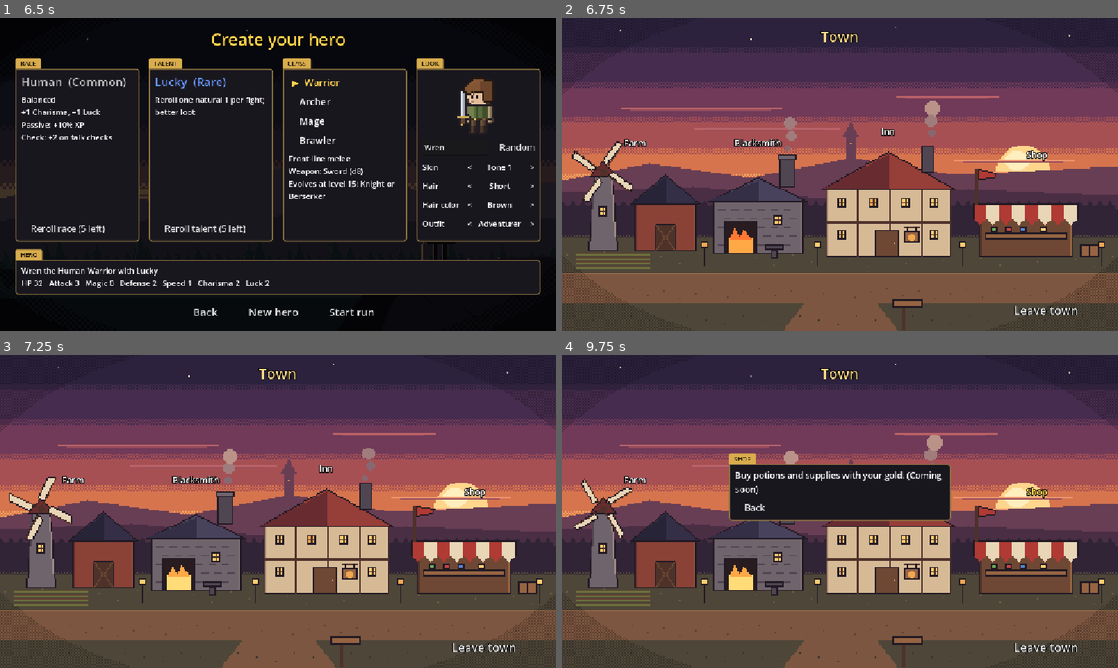
Above: before the commit, frames 1-4 (two rows, left to right).
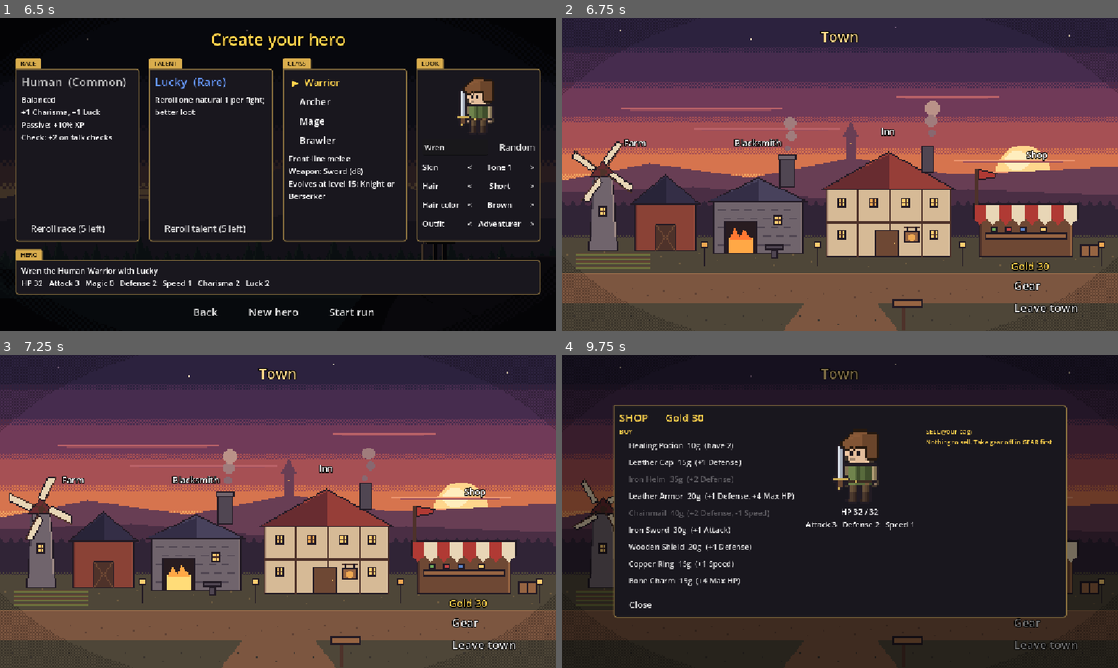
Above: after the commit, the same moments.

Repository: khasmn/project-k
Game: Godot game, scene res://scenes/menu/main_menu.tscn
The game is run twice, just before and just after one commit, with the same random seed, the same clock (stepped at 60 frames per second) and the same inputs.
Inputs:
- Up to frame 1 (6.5 s): click "New Game" at 0.5 s; click "New hero" at 1.25 s; click "▶ New hero" at 2 s; click "▶ New hero" at 2.75 s; click "Warrior" at 3.5 s; click "New hero" at 4.25 s; click "Warrior" at 5 s; click "▶ Warrior" at 5.75 s
- Up to frame 2 (6.75 s): click "Start run" at 6.5 s
- Up to frame 3 (7.25 s): no input
- Up to frame 4 (9.75 s): click "Farm" at 7.25 s; click "Blacksmith" at 8 s; click "Inn" at 8.75 s; click "Shop" at 9.5 s

Frame 1 is identical in both runs. In frame 2, 0.5% of the frame differs, in the area x 80-93%, y 78-95%; in frame 3, 0.5%; in frame 4, 88%, in the area x 0-100%, y 0-100%.

Commit message:
Add town shop, gear and gear on the hero sprite
Co-Authored-By: Claude Opus 5.5 <noreply@anthropic.com>

Diff:
--- /dev/null
+++ b/data/gear.json
@@ -0,0 +1,13 @@
+{
+	"leather_cap": {"name": "Leather Cap", "slot": "helmet", "price": 15, "stats": {"defense": 1}},
+	"iron_helm": {"name": "Iron Helm", "slot": "helmet", "price": 35, "stats": {"defense": 2}},
+	"leather_armor": {"name": "Leather Armor", "slot": "armor", "price": 20, "stats": {"defense": 1, "max_hp": 4}},
+	"chainmail": {"name": "Chainmail", "slot": "armor", "price": 40, "stats": {"defense": 2, "speed": -1}},
+	"iron_sword": {"name": "Iron Sword", "slot": "weapon", "classes": ["warrior"], "price": 30, "stats": {"attack": 1}, "tint": [0.8, 0.9, 1.25]},
+	"hunting_bow": {"name": "Hunting Bow", "slot": "weapon", "classes": ["archer"], "price": 30, "stats": {"attack": 1}, "tint": [0.8, 0.65, 0.55]},
+	"oak_staff": {"name": "Oak Staff", "slot": "weapon", "classes": ["mage"], "price": 30, "stats": {"attack": 1}, "tint": [1.1, 1.2, 1.4]},
+	"iron_knuckles": {"name": "Iron Knuckles", "slot": "weapon", "classes": ["brawler"], "price": 30, "stats": {"attack": 1}, "tint": [0.7, 0.75, 0.85]},
+	"wooden_shield": {"name": "Wooden Shield", "slot": "offhand", "classes": ["warrior", "brawler"], "price": 20, "stats": {"defense": 1}},
+	"copper_ring": {"name": "Copper Ring", "slot": "jewelry", "price": 15, "stats": {"speed": 1}},
+	"bone_charm": {"name": "Bone Charm", "slot": "jewelry", "price": 15, "stats": {"max_hp": 4}}
+}
--- a/scenes/city/town.tscn
+++ b/scenes/city/town.tscn
@@ -68,7 +68,7 @@
 anchor_right = 1.0
 anchor_bottom = 1.0
 offset_left = -240.0
-offset_top = -64.0
+offset_top = -150.0
 offset_right = -24.0
 offset_bottom = -20.0
 grow_horizontal = 0
--- a/scripts/city/town.gd
+++ b/scripts/city/town.gd
@@ -9,17 +9,28 @@
 	{"name": "Farm", "rect": [4, 92, 92, 74], "text": "Raise animals here. Some can follow you into battle as companions. (Coming soon)"},
 	{"name": "Blacksmith", "rect": [100, 92, 70, 74], "text": "Craft and upgrade gear: helmet, armor, weapons, shields and jewelry. (Coming soon)"},
 	{"name": "Inn", "rect": [178, 84, 94, 82], "text": "A warm bed and a hot meal."},
-	{"name": "Shop", "rect": [282, 100, 92, 66], "text": "Buy potions and supplies with your gold. (Coming soon)"},
+	{"name": "Shop", "rect": [282, 100, 92, 66], "text": ""},  # opens the GearWindow as a shop
 ]
+
+
+var gear_window: GearWindow = GearWindow.new()
+var gold: Label = Label.new()
 
 
 func _ready() -> void:
 	for building: Dictionary in BUILDINGS:
 		%Picture.add_child(_building_button(building))
+	gold.add_theme_font_size_override("font_size", 22)
+	gold.add_theme_color_override("font_color", UI.GOLD)
+	%Leave.add_child(gold)
+	%Leave.add_child(UI.menu_button("Gear", _open_gear_window.bind(false), 24))
 	%Leave.add_child(UI.menu_button("Leave town", get_tree().change_scene_to_file.bind(COMBAT_SCENE), 24))
-	for button: Button in %Leave.get_children():
-		button.add_theme_color_override("font_outline_color", Color.BLACK)
-		button.add_theme_constant_override("outline_size", 6)
+	add_child(gear_window)
+	gear_window.closed.connect(_update_gold)
+	_update_gold()
+	for node: Control in %Leave.get_children():  # the gold label and the buttons, readable over the art
+		node.add_theme_color_override("font_outline_color", Color.BLACK)
+		node.add_theme_constant_override("outline_size", 6)
 
 
 ## An invisible button over the building's art with its name floating above the roof.
@@ -50,7 +61,19 @@
 	return button
 
 
+func _update_gold() -> void:
+	gold.text = "   Gold %d" % Run.gold
+
+
+func _open_gear_window(shop: bool) -> void:
+	%Window.hide()
+	gear_window.open(shop)
+
+
 func _open(building: Dictionary) -> void:
+	if building.name == "Shop":
+		_open_gear_window(true)
+		return
 	%WindowTitle.text = building.name.to_upper()
 	%WindowText.text = building.text
 	for old in %WindowButtons.get_children():
--- /dev/null
+++ b/scripts/core/gear.gd
@@ -0,0 +1,72 @@
+class_name Gear
+## Gear rules: buying, selling, wearing and taking off (data/gear.json). The state lives in Run:
+## Run.bag (ids you carry) and Run.gear (slot -> id you wear). Worn gear adds its "stats" to the hero
+## and shows on the hero sprite (helmet, armor, shield; a weapon gets a "tint").
+
+const SLOTS: Array[String] = ["helmet", "armor", "weapon", "offhand", "jewelry1", "jewelry2"]
+const SELL_RATE: float = 0.5  # gear sells back for half its price
+const STAT_NAMES: Dictionary = {"defense": "Defense", "max_hp": "Max HP", "speed": "Speed"}
+
+
+static func entry(id: String) -> Dictionary:
+	return Run.data("gear")[id]
+
+
+## Some gear is for certain classes only ("classes"); everything else fits anyone.
+static func fits(id: String) -> bool:
+	var classes: Array = entry(id).get("classes", [])
+	return classes.is_empty() or Run.hero_look.get("class", "") in classes
+
+
+static func buy(id: String) -> void:
+	Run.gold -= int(entry(id).price)
+	Run.bag.append(id)
+
+
+static func sell_price(id: String) -> int:
+	return int(entry(id).price * SELL_RATE)
+
+
+static func sell(id: String) -> void:
+	Run.bag.erase(id)
+	Run.gold += sell_price(id)
+
+
+## Wear a piece from the bag; whatever was in its slot goes back to the bag.
+static func wear(id: String) -> void:
+	var slot: String = entry(id).slot
+	if slot == "jewelry":  # two jewelry slots: the first free one, or swap the first
+		slot = "jewelry2" if Run.gear.has("jewelry1") and not Run.gear.has("jewelry2") else "jewelry1"
+	if Run.gear.has(slot):
+		take_off(slot)
+	Run.bag.erase(id)
+	Run.gear[slot] = id
+	_apply(id, 1)
+
+
+static func take_off(slot: String) -> void:
+	var id: String = Run.gear[slot]
+	Run.gear.erase(slot)
+	Run.bag.append(id)
+	_apply(id, -1)
+
+
+## "+1 Defense, -1 Speed". Attack says Magic for a Mage.
+static func bonus_text(id: String) -> String:
+	var parts: PackedStringArray = []
+	var stats: Dictionary = entry(id).stats
+	for stat in stats:
+		parts.append("%+d %s" % [stats[stat], Run.hero.attack_name if stat == "attack" else STAT_NAMES[stat]])
+	return ", ".join(parts)
+
+
+## Add (direction 1) or remove (-1) a piece's stats, then update what the hero sprite shows.
+static func _apply(id: String, direction: int) -> void:
+	var stats: Dictionary = entry(id).stats
+	for stat in stats:
+		Run.hero.raise_stat(stat, direction * int(stats[stat]))
+	Run.hero.hp = clampi(Run.hero.hp, 1, Run.hero.max_hp)
+	for slot in ["helmet", "armor", "offhand"]:
+		Run.hero_look[slot] = Run.gear.get(slot, "")
+	var tint: Array = entry(Run.gear.weapon).get("tint", [1, 1, 1]) if Run.gear.has("weapon") else [1, 1, 1]
+	Run.hero_look.weapon_tint = Color(tint[0], tint[1], tint[2])
--- a/scripts/core/run.gd
+++ b/scripts/core/run.gd
@@ -12,6 +12,7 @@
 const REST_HEAL_PERCENT: int = 30
 const TRAIN_POINTS: int = 1
 const START_ITEMS: Dictionary = {"healing_potion": 2}
+const START_GOLD: int = 30  # enough for a first piece of gear in the town Shop
 
 static var hero: Combatant
 static var hero_title: String = ""
@@ -24,6 +25,8 @@
 static var points: int = 0  # unspent stat points
 static var gold: int = 0
 static var items: Dictionary = {}  # item id -> how many, see data/items.json
+static var bag: Array[String] = []  # gear you carry but don't wear (data/gear.json ids)
+static var gear: Dictionary = {}  # slot -> gear id you wear, see Gear.SLOTS
 
 
 static func start(draft: CharacterDraft) -> void:
@@ -49,8 +52,10 @@
 	level = 1
 	experience = 0
 	points = 0
-	gold = 0
+	gold = START_GOLD
 	items = START_ITEMS.duplicate()
+	bag = []
+	gear = {}
 
 
 static func is_boss() -> bool:
--- a/scripts/path/path_screen.gd
+++ b/scripts/path/path_screen.gd
@@ -17,6 +17,7 @@
 }
 
 var hero: Combatant
+var gear_window: GearWindow = GearWindow.new()
 
 
 func _ready() -> void:
@@ -25,6 +26,12 @@
 	hero = Run.hero
 	%CharacterButton.pressed.connect(_open_character)
 	%CharacterPanel.closed.connect(_close_character)
+	var gear_button: Button = %CharacterButton.duplicate()  # same gold look as CHARACTER
+	gear_button.text = "GEAR"
+	gear_button.pressed.connect(gear_window.open.bind(false))
+	%CharacterButton.add_sibling(gear_button)
+	add_child(gear_window)
+	gear_window.closed.connect(_update_sidebar)
 	_update_sidebar()
 	_show_doors()
 
--- /dev/null
+++ b/scripts/ui/gear_window.gd
@@ -0,0 +1,133 @@
+class_name GearWindow
+extends Control
+## One window for the Shop (buy and sell) and the GEAR screen (wear and take off), with the hero in the
+## middle so you see the gear on them. Built in code; the town and path screens each add one.
+## It covers the whole screen with a dark backdrop, so nothing behind it can be clicked while it's open.
+
+signal closed
+
+const BOX: StyleBox = preload("res://scenes/ui/gold_box.tres")
+const POTION: String = "healing_potion"
+const POTION_PRICE: int = 10
+const PREVIEW_SIZE: int = 160
+const FONT_SIZE: int = 16
+const SLOT_NAMES: Dictionary = {"helmet": "Helmet", "armor": "Armor", "weapon": "Weapon", "offhand": "Shield",
+	"jewelry1": "Jewelry", "jewelry2": "Jewelry"}
+
+var shop: bool = false
+var title: Label = Label.new()
+var sprite: HeroSprite = HeroSprite.new()
+var stats: Label = Label.new()
+var left: VBoxContainer = VBoxContainer.new()
+var right: VBoxContainer = VBoxContainer.new()
+
+
+func _ready() -> void:
+	set_anchors_and_offsets_preset(Control.PRESET_FULL_RECT)
+	var backdrop: ColorRect = ColorRect.new()
+	backdrop.color = Color(0, 0, 0, 0.5)
+	backdrop.set_anchors_and_offsets_preset(Control.PRESET_FULL_RECT)
+	add_child(backdrop)  # a ColorRect stops mouse clicks by default
+	var panel: PanelContainer = PanelContainer.new()
+	panel.add_theme_stylebox_override("panel", BOX)
+	panel.custom_minimum_size = Vector2(920, 440)
+	panel.set_anchors_and_offsets_preset(Control.PRESET_CENTER, Control.PRESET_MODE_MINSIZE)
+	panel.grow_horizontal = Control.GROW_DIRECTION_BOTH
+	panel.grow_vertical = Control.GROW_DIRECTION_BOTH
+	add_child(panel)
+	var rows: VBoxContainer = VBoxContainer.new()
+	panel.add_child(rows)
+	title.add_theme_font_size_override("font_size", 22)
+	title.add_theme_color_override("font_color", UI.GOLD)
+	rows.add_child(title)
+	var columns: HBoxContainer = HBoxContainer.new()
+	columns.size_flags_vertical = Control.SIZE_EXPAND_FILL
+	columns.add_theme_constant_override("separation", 24)
+	rows.add_child(columns)
+	var middle: VBoxContainer = VBoxContainer.new()
+	sprite.custom_minimum_size = Vector2(PREVIEW_SIZE, PREVIEW_SIZE)
+	sprite.size_flags_horizontal = Control.SIZE_SHRINK_CENTER
+	middle.add_child(sprite)
+	stats.horizontal_alignment = HORIZONTAL_ALIGNMENT_CENTER
+	middle.add_child(stats)
+	for column in [left, middle, right]:
+		column.custom_minimum_size.x = 280 if column != middle else 220
+		columns.add_child(column)
+	rows.add_child(UI.menu_button("Close", _close))
+	hide()
+
+
+## shop = true: Buy and Sell lists. false: what you wear and what's in your bag.
+func open(as_shop: bool) -> void:
+	shop = as_shop
+	refresh()
+	show()
+
+
+func refresh() -> void:
+	for column in [left, right]:
+		for old in column.get_children():
+			old.queue_free()
+	title.text = "%s      Gold %d" % ["SHOP" if shop else "GEAR", Run.gold]
+	sprite.show_look(Run.hero_look)
+	var hero: Combatant = Run.hero
+	stats.text = "HP %d / %d\n%s %d   Defense %d   Speed %d" % [hero.hp, hero.max_hp, hero.attack_name, hero.attack, hero.defense, hero.speed]
+	if shop:
+		_header(left, "BUY")
+		var potion: Button = _button(left, "Healing Potion  %dg  (have %d)" % [POTION_PRICE, Run.items.get(POTION, 0)], _buy_potion)
+		potion.disabled = Run.gold < POTION_PRICE
+		for id: String in Run.data("gear"):
+			if Gear.fits(id):
+				var buy: Button = _button(left, "%s  %dg  (%s)" % [Gear.entry(id).name, Gear.entry(id).price, Gear.bonus_text(id)],
+					_act.bind(Gear.buy, id))
+				buy.tooltip_text = Gear.bonus_text(id)
+				buy.disabled = Run.gold < int(Gear.entry(id).price)
+		_header(right, "SELL (your bag)")
+		for id in Run.bag:
+			_button(right, "%s  +%dg" % [Gear.entry(id).name, Gear.sell_price(id)], _act.bind(Gear.sell, id))
+		if Run.bag.is_empty():
+			_header(right, "Nothing to sell. Take gear off in GEAR first.")
+	else:
+		_header(left, "WEARING (click to take off)")
+		for slot in Gear.SLOTS:
+			var id: String = Run.gear.get(slot, "")
+			var worn: Button = _button(left, "%s: %s" % [SLOT_NAMES[slot], Gear.entry(id).name if id else "-"], _act.bind(Gear.take_off, slot))
+			worn.disabled = id == ""
+			worn.tooltip_text = Gear.bonus_text(id) if id else ""
+		_header(right, "BAG (click to wear)")
+		for id in Run.bag:
+			var wear: Button = _button(right, "%s  (%s)" % [Gear.entry(id).name, Gear.bonus_text(id)], _act.bind(Gear.wear, id))
+			wear.disabled = not Gear.fits(id)
+		if Run.bag.is_empty():
+			_header(right, "Empty. Buy gear at the Shop.")
+
+
+## Run a Gear action (buy, sell, wear, take_off) on one id or slot, then redraw.
+func _act(action: Callable, what: String) -> void:
+	action.call(what)
+	refresh()
+
+
+func _buy_potion() -> void:
+	Run.gold -= POTION_PRICE
+	Run.items[POTION] = Run.items.get(POTION, 0) + 1
+	refresh()
+
+
+func _header(column: VBoxContainer, text: String) -> void:
+	var label: Label = Label.new()
+	label.text = text
+	label.add_theme_font_size_override("font_size", 13)
+	label.add_theme_color_override("font_color", UI.GOLD)
+	column.add_child(label)
+
+
+func _button(column: VBoxContainer, text: String, on_pressed: Callable) -> Button:
+	var button: Button = UI.menu_button(text, on_pressed, FONT_SIZE)
+	column.add_child(button)
+	return button
+
+
+func _close() -> void:
+	hide()
+	closed.emit()
--- a/scripts/ui/hero_sprite.gd
+++ b/scripts/ui/hero_sprite.gd
@@ -6,12 +6,14 @@
 
 const FPS: int = 6
 const ATTACK_FPS: int = 10
-## [file, which look value fills the %s, tint, part]. Missing files are skipped: only Dwarves have a beard.
+## [file, which look value fills the %s, tint, part]. Missing files are skipped: only Dwarves have a beard,
+## and gear layers only show when that piece is worn (look "helmet", "armor", "offhand"; Gear sets them).
 ## The part says how a layer moves in an attack pose: with the body, the head or the weapon.
 const LAYERS: Array = [
 	["race/%s_back", "race", "", "body"], ["race/%s", "race", "skin", "body"], ["race/%s_face", "race", "", "head"],
-	["outfit/%s", "outfit", "", "body"], ["race/%s_beard", "race", "hair_color", "head"], ["hair/%s", "hair_style", "hair_color", "head"],
-	["race/%s_ears", "race", "skin", "head"], ["race/%s_top", "race", "", "head"], ["weapon/%s", "class", "", "body"],
+	["outfit/%s", "outfit", "", "body"], ["gear/%s", "armor", "", "body"], ["race/%s_beard", "race", "hair_color", "head"],
+	["hair/%s", "hair_style", "hair_color", "head"], ["race/%s_ears", "race", "skin", "head"], ["race/%s_top", "race", "", "head"],
+	["gear/%s", "helmet", "", "head"], ["gear/%s", "offhand", "", "body"], ["weapon/%s", "class", "weapon_tint", "body"],
 ]
 ## Per attack strip: one [body x, body y, head x, head y] pixel offset per frame (negative x = toward the monsters),
 ## and "hits", the frames where a blow lands or a shot leaves. The head lags a little: it reads as weight.
@@ -43,8 +45,8 @@
 	frames.clear()
 	parts.clear()
 	for layer in LAYERS:
-		var path: String = "res://assets/sprites/hero/%s.png" % (layer[0] % look[layer[1]])
-		if not ResourceLoader.exists(path):
+		var path: String = "res://assets/sprites/hero/%s.png" % (layer[0] % look.get(layer[1], ""))
+		if look.get(layer[1], "") == "" or not ResourceLoader.exists(path):
 			continue
 		var picture: TextureRect = TextureRect.new()
 		picture.texture = UI.strip(path)
@@ -52,7 +54,7 @@
 		picture.set_anchors_preset(Control.PRESET_FULL_RECT)
 		picture.expand_mode = TextureRect.EXPAND_IGNORE_SIZE
 		picture.mouse_filter = Control.MOUSE_FILTER_IGNORE
-		if layer[2]:
+		if look.has(layer[2]):
 			picture.modulate = look[layer[2]]
 		add_child(picture)
 		parts.append([picture, layer[3]])
--- /dev/null
+++ b/tests/test_gear.gd
@@ -0,0 +1,47 @@
+extends SceneTree
+## Gear self-check: buying, wearing, swapping, taking off, selling, class limits and jewelry slots.
+## /Applications/Godot.app/Contents/MacOS/Godot --headless --script res://tests/test_gear.gd
+
+var failed: bool = false
+
+
+func _init() -> void:
+	var draft: CharacterDraft = CharacterDraft.new()
+	draft.class_id = "archer"
+	Run.start(draft)
+	var hero: Combatant = Run.hero
+	var defense: int = hero.defense
+	_check(Run.gold == Run.START_GOLD, "start gold wrong")
+
+	Gear.buy("leather_cap")
+	_check(Run.gold == Run.START_GOLD - 15 and Run.bag == ["leather_cap"], "buying failed")
+	Gear.wear("leather_cap")
+	_check(hero.defense == defense + 1 and Run.hero_look.helmet == "leather_cap", "wearing the cap failed")
+	Run.bag.append("iron_helm")
+	Gear.wear("iron_helm")  # swaps: the cap goes back to the bag
+	_check(hero.defense == defense + 2 and Run.bag == ["leather_cap"], "swapping helmets failed")
+	Gear.take_off("helmet")
+	_check(hero.defense == defense and Run.hero_look.helmet == "" and Run.bag.size() == 2, "taking off failed")
+	Gear.sell("iron_helm")
+	_check(Run.gold == Run.START_GOLD - 15 + 17, "selling should pay half (17)")
+
+	_check(not Gear.fits("wooden_shield") and Gear.fits("hunting_bow"), "archer can't use a shield, can use a bow")
+	var max_hp: int = hero.max_hp
+	Run.bag.append_array(["bone_charm", "bone_charm", "copper_ring"])
+	Gear.wear("bone_charm")
+	Gear.wear("bone_charm")
+	_check(hero.max_hp == max_hp + 8 and Run.gear.has("jewelry2"), "two jewelry slots failed")
+	Gear.wear("copper_ring")  # both full: swaps out the first
+	_check(hero.max_hp == max_hp + 4 and Run.bag.has("bone_charm"), "third jewelry should swap the first")
+
+	if failed:
+		quit(1)
+		return
+	print("Gear OK")
+	quit()
+
+
+func _check(ok: bool, message: String) -> void:
+	if not ok:
+		failed = true
+		print("FAIL: " + message)
Binary file added: assets/sprites/hero/gear/chainmail.png
Not shown, added: assets/sprites/hero/gear/chainmail.png.import
Binary file added: assets/sprites/hero/gear/iron_helm.png
Not shown, added: assets/sprites/hero/gear/iron_helm.png.import
Binary file added: assets/sprites/hero/gear/leather_armor.png
Not shown, added: assets/sprites/hero/gear/leather_armor.png.import
Binary file added: assets/sprites/hero/gear/leather_cap.png
Not shown, added: assets/sprites/hero/gear/leather_cap.png.import
Binary file added: assets/sprites/hero/gear/wooden_shield.png
Not shown, added: assets/sprites/hero/gear/wooden_shield.png.import
Not shown, added: scripts/core/gear.gd.uid
Not shown, added: scripts/ui/gear_window.gd.uid
(and 3 more such lines)
